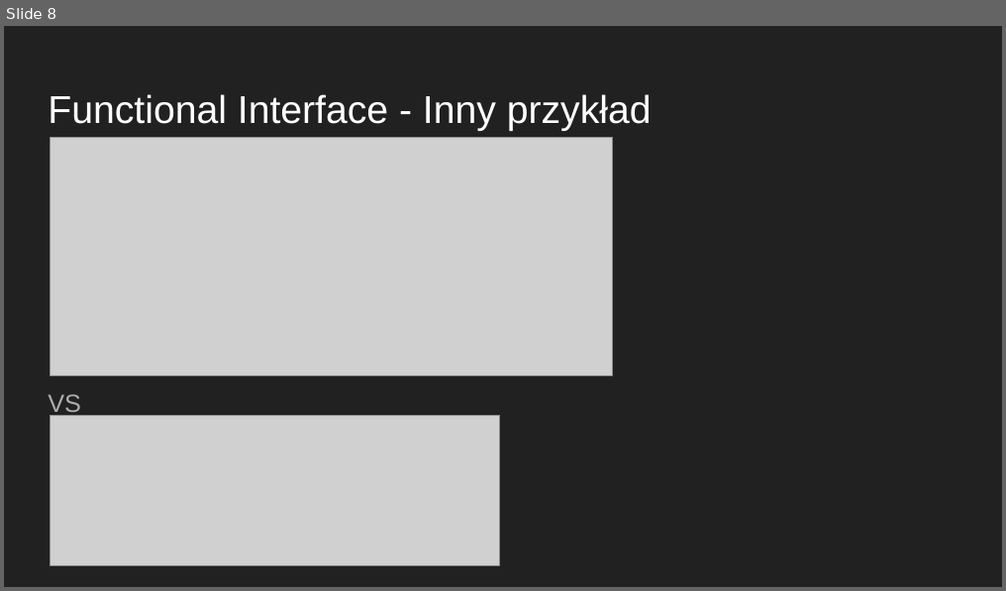
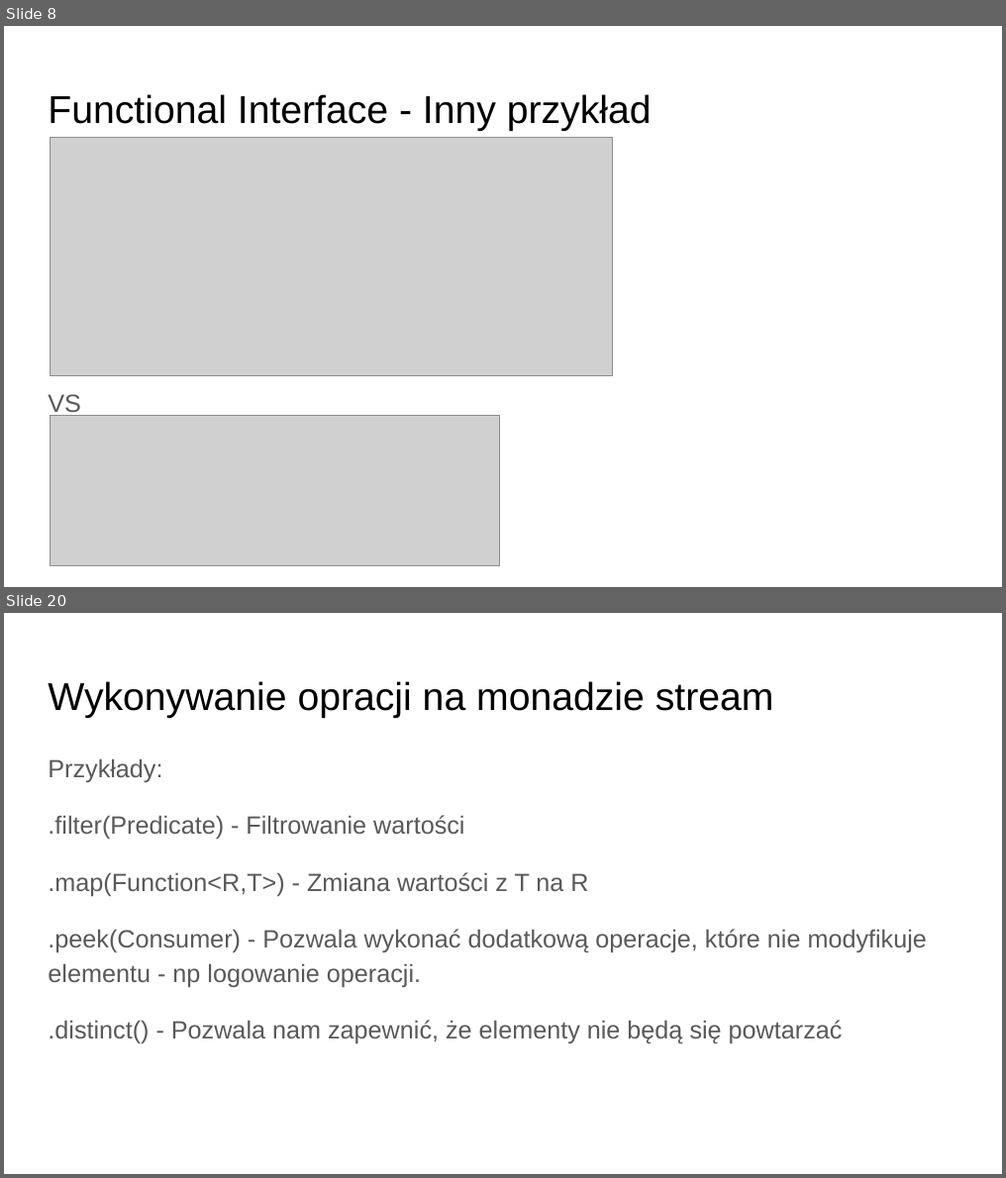
Before and after one commit to jkornacki/java8Lambda, a slide deck: Java8.pptx. Shown one above the other, each under a label of ours: slide 8 before the commit, slides 8 and 20 after it; the slides between them are not shown. The pictures are 1006x591 and 1006x1178 pixels, drawn with LibreOffice and Linux fonts; fonts in the diff are those of the drawing; grey boxes stand for pictures. Boxes give left, top, right and bottom in pixels: in the first picture for what was removed or moved away, otherwise in the second. Text is boxed around its words. In the diff, an @@ line names an element or a change of style, - is before the commit and + after.

```diff
--- a/Java8.pptx
+++ b/Java8.pptx
@@ slide 20 added at [4,613,1002,1174], background #FFFFFF @@
@@ title added at [48,681,774,718], 28 pt, text #000000 @@
+Wykonywanie opracji na monadzie stream
@@ text added at [48,759,927,1044], 18 pt, text #595959 @@
+Przykłady:
+.filter(Predicate) - Filtrowanie wartości
+.map(Function<R,T>) - Zmiana wartości z T na R
+.peek(Consumer) - Pozwala wykonać dodatkową operacje, które nie modyfikuje elementu - np logowanie operacji.
+.distinct() - Pozwala nam zapewnić, że elementy nie będą się powtarzać
@@ slide 8 changed as well @@
@@ background #212121 to #FFFFFF @@
@@ title "Functional Interface - Inny przykład" at [48,94,651,131]: text colour #FFFFFF to #000000 @@
@@ text "VS" at [48,394,81,418]: text colour #ADADAD to #595959 @@
```
Also in this commit, not shown: 9 other slides changed, 12 other slides added, 2 slides removed, 4 other files.
